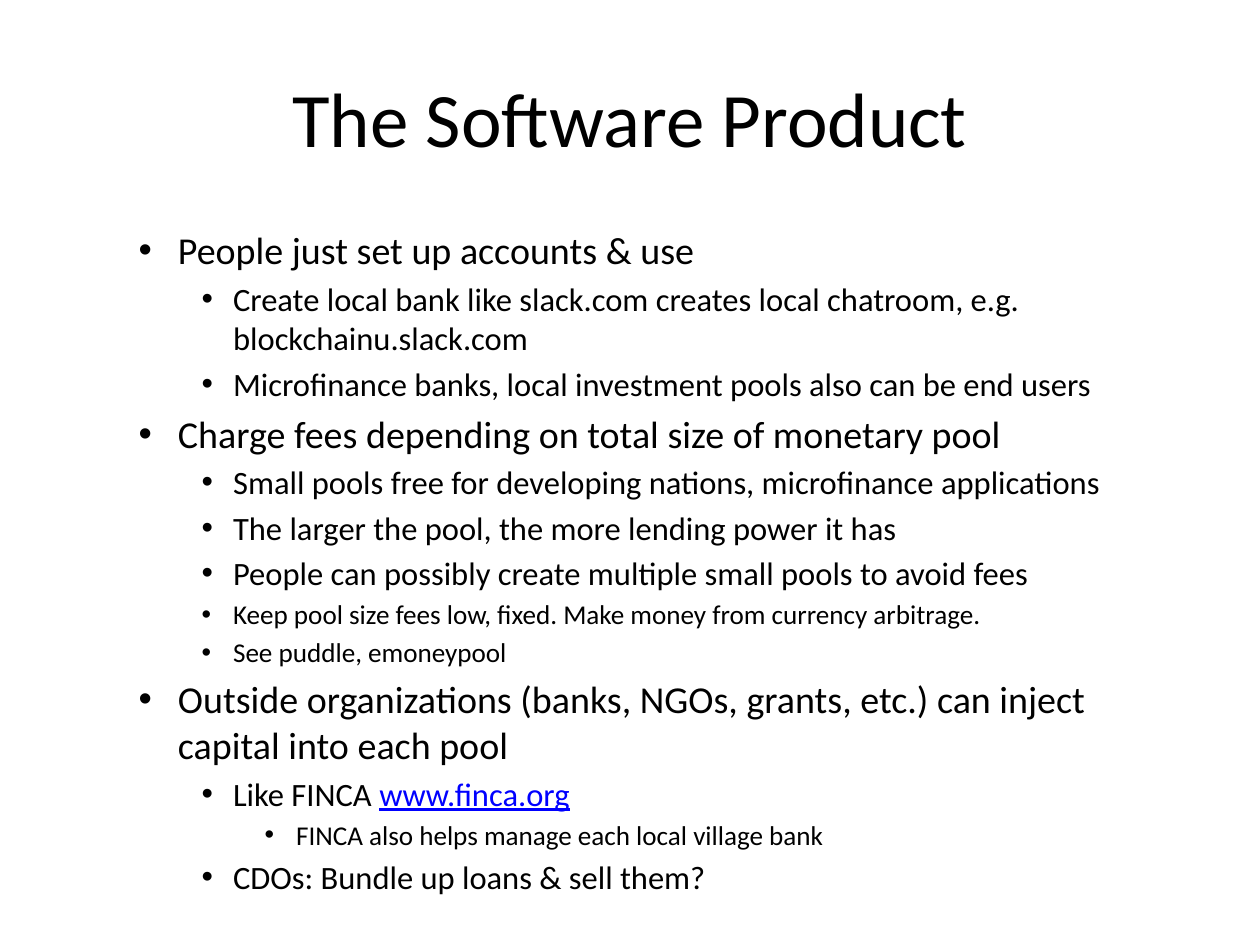
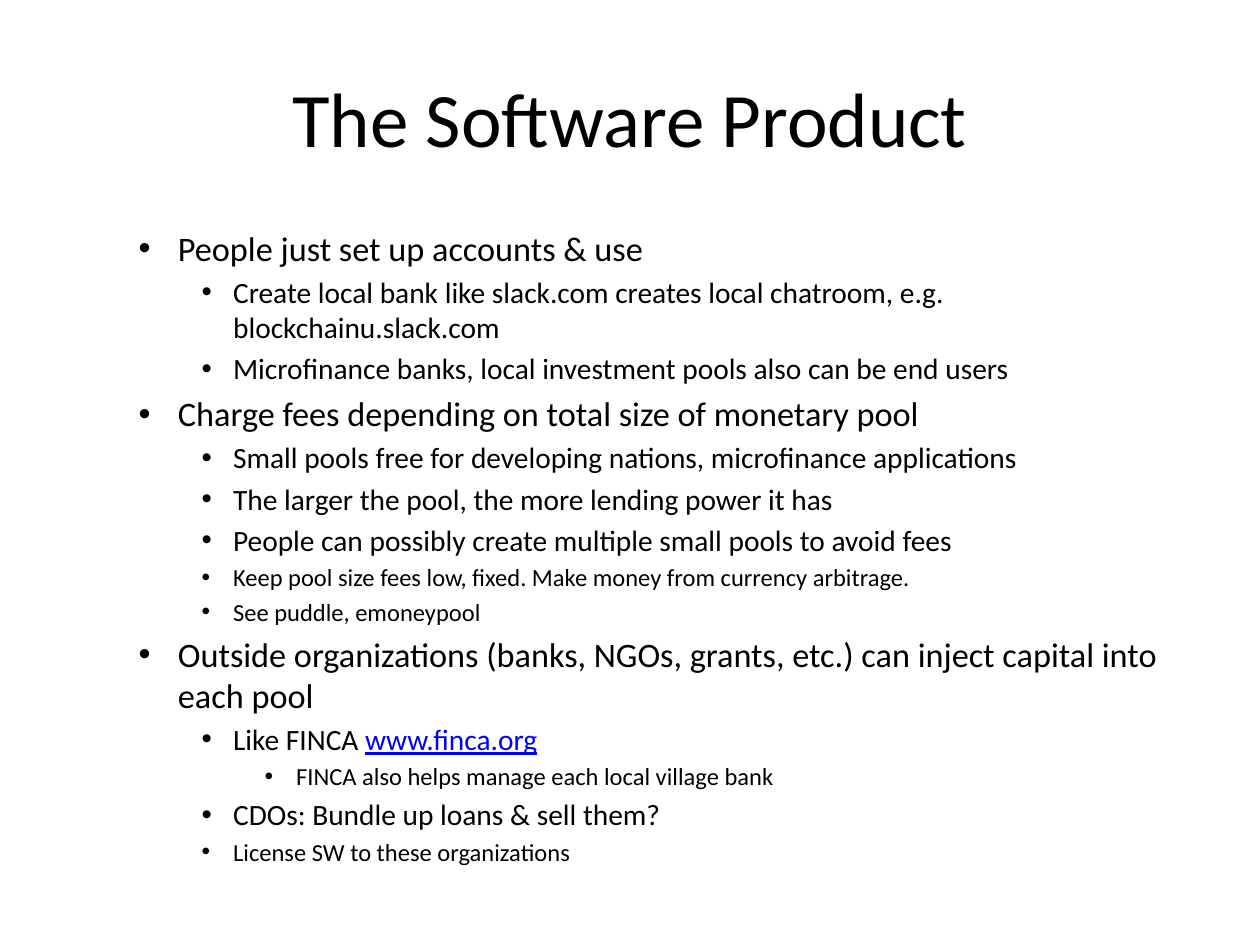
Before and after one commit to huang-pan/village-bank, a slide deck: slide 23 of Village Bank.pptx. Drawn at 1260x945 pixels with LibreOffice and Linux fonts; fonts in the diff are those of the drawing. Boxes give left, top, right and bottom in pixels: in the first picture for what was removed or moved away, otherwise in the second. Text is boxed around its words. In the diff, an @@ line names an element or a change of style, - is before the commit and + after.

```diff
--- a/Village Bank.pptx
+++ b/Village Bank.pptx
@@ text at (178,237,1157,830): paragraph added @@
+    • License SW to these organizations
@@ text at (178,237,1157,830): size 21.7 to 19.6 pt in "People just set up accounts & use", "Charge fees depending on total size of ...", "Outside organizations (banks, NGOs, grants, etc.) can ..."; size 18.6 to 16.8 pt in "Create local bank like slack.com creates local ...", "Microfinance banks, local investment pools also can ...", "Small pools free for developing nations, microfinance ...", "The larger the pool, the more lending ..." and 3 more places; size 15.5 to 14 pt in "Keep pool size fees low, fixed. Make ...", "See puddle, emoneypool", "FINCA also helps manage each local village ..." @@
```
Also in this commit, not shown: 1 other slide changed, 3 other files.
